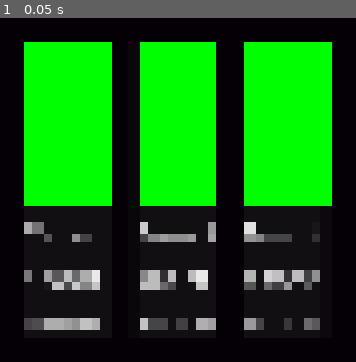
Above: before the commit, frame 1.
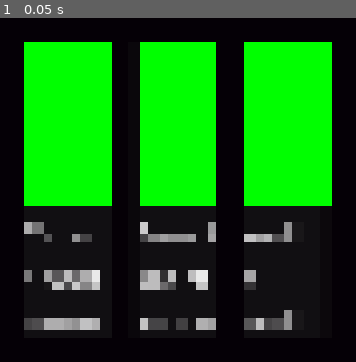
Above: after the commit, the same moment.

Repository: Emilgod/Base-defense
Game: Godot game, scene res://scenes/main.tscn
Same seed, same stepped clock (60 frames per second), same inputs: the game is played once before the commit and once after it.
Inputs:
- Up to frame 1 (0.05 s): no input

The runs differ from the first frame. In frame 1, 2.0% of the frame differs, in the area x 68-90%, y 59-91%.

Commit message:
can place down 2x1 walls

Diff:
--- /dev/null
+++ b/resources/cards/card_wall.tres
@@ -0,0 +1,12 @@
+[gd_resource type="Resource" script_class="CardData" format=3 uid="uid://2ax2vyl15nyl"]
+
+[ext_resource type="Script" uid="uid://cy7a27un6c2t2" path="res://resources/cards/CardData.gd" id="1_i10e7"]
+[ext_resource type="PackedScene" uid="uid://y21bqdt4val7" path="res://scenes/buildings/tower_wall.tscn" id="1_ovpt0"]
+
+[resource]
+script = ExtResource("1_i10e7")
+card_name = "wall"
+description = "a wall.."
+scene = ExtResource("1_ovpt0")
+size = Vector3i(2, 1, 1)
+metadata/_custom_type_script = "uid://cy7a27un6c2t2"
--- a/resources/grid_mesh_library.tres
+++ b/resources/grid_mesh_library.tres
@@ -5,7 +5,7 @@
 
 [sub_resource type="BoxMesh" id="BoxMesh_y23ql"]
 material = SubResource("StandardMaterial3D_5gr4a")
-size = Vector3(0.9, 0.1, 0.9)
+size = Vector3(0.9, 0, 0.9)
 
 [sub_resource type="Image" id="Image_y23ql"]
 data = {
--- a/scenes/buildings/tower_basic.tscn
+++ b/scenes/buildings/tower_basic.tscn
@@ -46,8 +46,6 @@
 size = Vector3(0.93452734, 1.049, 0.9)
 
 [node name="tower_basic" type="StaticBody3D" unique_id=479407356]
-collision_layer = 0
-collision_mask = 0
 
 [node name="tower-round-build-a" type="MeshInstance3D" parent="." unique_id=1424884047]
 mesh = SubResource("ArrayMesh_bndty")
--- /dev/null
+++ b/scenes/buildings/tower_wall.tscn
@@ -0,0 +1,21 @@
+[gd_scene format=3 uid="uid://y21bqdt4val7"]
+
+[sub_resource type="StandardMaterial3D" id="StandardMaterial3D_abypb"]
+albedo_color = Color(0.976909, 0.78771484, 0.76247305, 1)
+
+[sub_resource type="BoxMesh" id="BoxMesh_gvqkj"]
+material = SubResource("StandardMaterial3D_abypb")
+size = Vector3(2, 1, 1)
+
+[sub_resource type="ConcavePolygonShape3D" id="ConcavePolygonShape3D_2qmtm"]
+data = PackedVector3Array(-1, 0.5, 0.5, 1, 0.5, 0.5, -1, -0.5, 0.5, 1, 0.5, 0.5, 1, -0.5, 0.5, -1, -0.5, 0.5, 1, 0.5, -0.5, -1, 0.5, -0.5, 1, -0.5, -0.5, -1, 0.5, -0.5, -1, -0.5, -0.5, 1, -0.5, -0.5, 1, 0.5, 0.5, 1, 0.5, -0.5, 1, -0.5, 0.5, 1, 0.5, -0.5, 1, -0.5, -0.5, 1, -0.5, 0.5, -1, 0.5, -0.5, -1, 0.5, 0.5, -1, -0.5, -0.5, -1, 0.5, 0.5, -1, -0.5, 0.5, -1, -0.5, -0.5, 1, 0.5, 0.5, -1, 0.5, 0.5, 1, 0.5, -0.5, -1, 0.5, 0.5, -1, 0.5, -0.5, 1, 0.5, -0.5, -1, -0.5, 0.5, 1, -0.5, 0.5, -1, -0.5, -0.5, 1, -0.5, 0.5, 1, -0.5, -0.5, -1, -0.5, -0.5)
+
+[node name="StaticBody3D" type="StaticBody3D" unique_id=1376683986]
+
+[node name="MeshInstance3D" type="MeshInstance3D" parent="." unique_id=2488422]
+transform = Transform3D(1, 0, 0, 0, 1, 0, 0, 0, 1, 0, 0.5, 0)
+mesh = SubResource("BoxMesh_gvqkj")
+
+[node name="CollisionShape3D" type="CollisionShape3D" parent="." unique_id=147036053]
+transform = Transform3D(1, 0, 0, 0, 1, 0, 0, 0, 1, 0, 0.5, 0)
+shape = SubResource("ConcavePolygonShape3D_2qmtm")
--- a/scenes/main.tscn
+++ b/scenes/main.tscn
@@ -7,6 +7,7 @@
 [ext_resource type="PackedScene" uid="uid://bb67uf6krn2a1" path="res://scenes/buildings/tower_basic.tscn" id="5_o6xl0"]
 [ext_resource type="Script" uid="uid://cy7a27un6c2t2" path="res://resources/cards/CardData.gd" id="5_tefeu"]
 [ext_resource type="PackedScene" uid="uid://xp05n6i006lu" path="res://scenes/UI/cards_ui.tscn" id="7_o6xl0"]
+[ext_resource type="Resource" uid="uid://2ax2vyl15nyl" path="res://resources/cards/card_wall.tres" id="8_tipki"]
 
 [sub_resource type="Environment" id="Environment_jyhfs"]
 background_mode = 1
@@ -92,6 +93,7 @@
 
 [node name="cards_UI3" parent="Container/HBoxContainer" unique_id=593709281 node_paths=PackedStringArray("placement_manager") instance=ExtResource("7_o6xl0")]
 layout_mode = 2
+card_data = ExtResource("8_tipki")
 placement_manager = NodePath("../../../placement_manager")
 
 [editable path="building_grid_system"]
--- a/scripts/placement_manager.gd
+++ b/scripts/placement_manager.gd
@@ -9,7 +9,8 @@
 var drag_mode: bool = false  # True when card UI is dragging
 var preview_instance: Node3D
 var valid_tiles: Array[Vector3i] = []
-
+var is_placing: bool = false
+var preview_origin_cell: Vector3i
 func _ready():
 	valid_tiles = build_gridmap.get_used_cells()
 
@@ -49,19 +50,16 @@
 		print("Invalid card or scene")
 		return
 
-	# Check if placement is valid
-	var footprint = get_footprint(cell, card.size)
+	var footprint = get_footprint(preview_origin_cell, card.size)
+	print("Footprint: ", footprint)
+	# Calculate footprint center (same as preview)
+	var footprint_center = Vector3.ZERO
 	for foot_cell in footprint:
-		if occupied_cells.has(foot_cell):
-			print("Cell occupied: ", foot_cell)
-			return
+		footprint_center += build_gridmap.map_to_local(foot_cell)
+	footprint_center /= footprint.size()
 
-	# Calculate world position
-	var world_pos = build_gridmap.map_to_local(cell)
-
-	# Instantiate and place tower
 	var tower = card.scene.instantiate()
-	tower.global_position = build_gridmap.to_global(world_pos)
+	tower.global_position = footprint_center
 	add_child(tower)
 
 	# Mark cells as occupied
@@ -81,6 +79,7 @@
 	return occupied_cells.has(cell)
 
 func show_preview(card: CardData):
+	current_card = card
 	if preview_instance:
 		preview_instance.queue_free()
 	preview_instance = card.scene.instantiate()
@@ -101,13 +100,26 @@
 	var world_pos = ray_origin + ray_normal * t
 	var local_pos = build_gridmap.to_local(world_pos)
 	var cell = build_gridmap.local_to_map(local_pos)
+	cell.y = 0
+	preview_origin_cell = cell
 
-	# Clamp Y to 0 (ground level only)
-	cell.y = 0
+	var footprint = get_footprint(cell, current_card.size)
+	var footprint_center = Vector3.ZERO
+	for foot_cell in footprint:
+		footprint_center += build_gridmap.map_to_local(foot_cell)
+	footprint_center /= footprint.size()
 
-	preview_instance.global_position = build_gridmap.map_to_local(cell)
+	preview_instance.global_position = footprint_center
 
-	var is_valid = cell in valid_tiles and not occupied_cells.has(cell)
+	footprint = get_footprint(cell, current_card.size)
+	for foot_cell in footprint:
+		print("Cell: ", foot_cell, " | Valid: ", foot_cell in valid_tiles)
+	var is_valid = true
+	for foot_cell in footprint:
+		if foot_cell not in valid_tiles or occupied_cells.has(foot_cell):
+			is_valid = false
+			break
+
 	set_preview_color(is_valid)
 
 func set_preview_color(is_valid: bool):
@@ -132,14 +144,20 @@
 	if not preview_instance:
 		return false
 
-	var cell = build_gridmap.local_to_map(build_gridmap.to_local(preview_instance.global_position))
+	var footprint = get_footprint(preview_origin_cell, current_card.size)
+	var is_valid = true
+	for foot_cell in footprint:
+		if foot_cell not in valid_tiles or occupied_cells.has(foot_cell):
+			is_valid = false
+			print("Invalid cell: ", foot_cell)
+			break
 
-	if cell in valid_tiles and not occupied_cells.has(cell):
-		spawn_tower(cell, current_card)
+	if is_valid:
+		spawn_tower(preview_origin_cell, current_card)
 		hide_preview()
-		await get_tree().process_frame  # Wait one frame
+		is_placing = false
 		return true
 	else:
-		print("Cell: ", cell, " | In valid_tiles: ", cell in valid_tiles, " | Occupied: ", occupied_cells.has(cell))
 		hide_preview()
+		is_placing = false
 		return false
